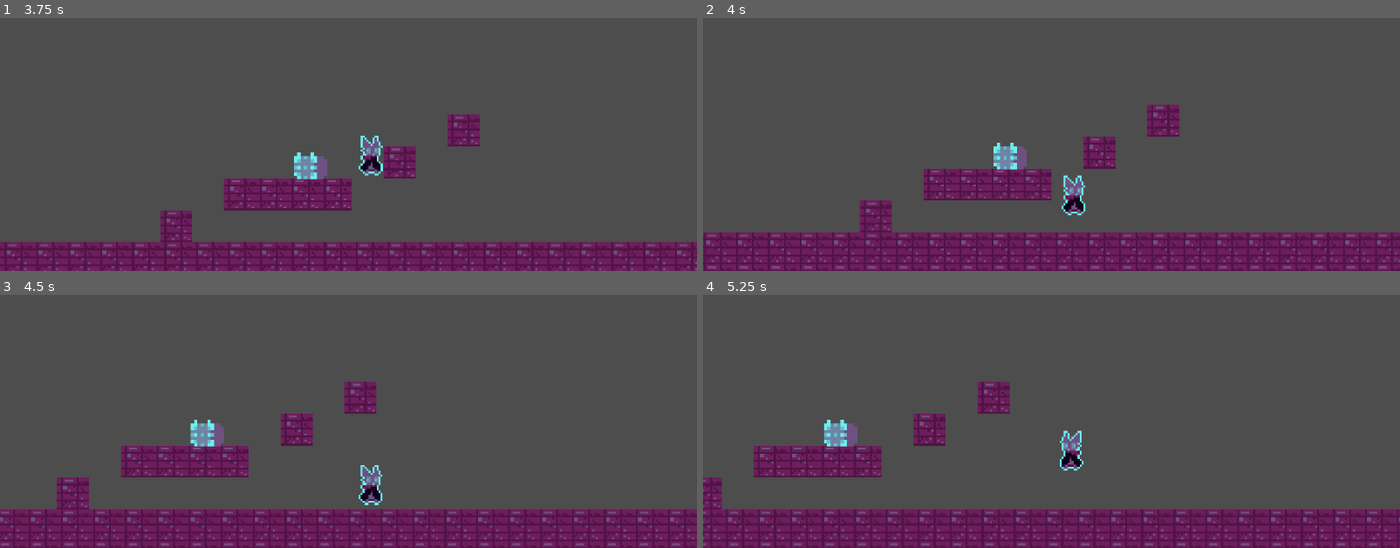
Above: before the commit, frames 1-4 (two rows, left to right).
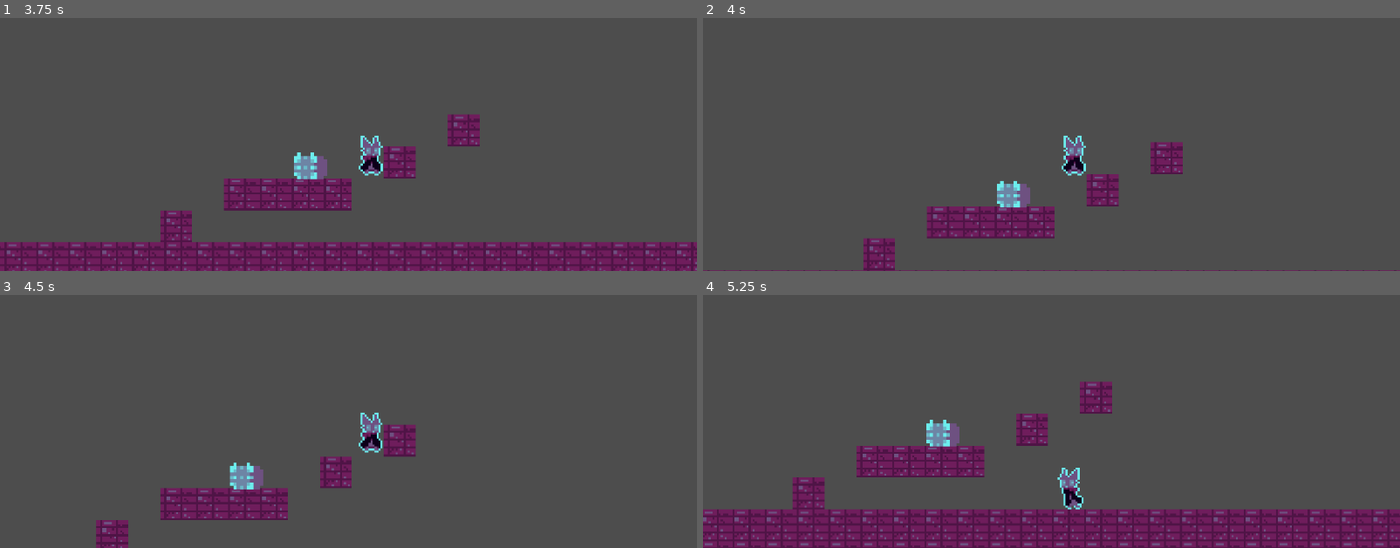
Above: after the commit, the same moments.

Repository: felipepreuss/platformer-testes-etc
Game: Godot game, scene res://menu.tscn
Same seed, same stepped clock (60 frames per second), same inputs: the game is played once before the commit and once after it.
Inputs:
- Up to frame 1 (3.75 s): click "Play" at 0.5 s; tap Enter at 1.25 s; hold D (Direita) 1.28-2.78 s; tap Space (Pular) at 1.52, 2.27 s; hold A (Esquerda) 2.78-3.53 s; hold D (Direita) from 3.53 s (still down)
- Up to frame 2 (4 s): keep holding D (Direita); tap Space (Pular) at 3.77 s
- Up to frame 3 (4.5 s): keep holding D (Direita)
- Up to frame 4 (5.25 s): tap Space (Pular) at 4.52 s; release D (Direita) at 5.03 s; hold A (Esquerda) from 5.03 s (still down)

Frame 1 is identical in both runs. In frame 2, 23% of the frame differs, in the area x 0-100%, y 34-100%; in frame 3, 23%; in frame 4, 13%.

Commit message:
Add files via upload

Diff:
--- a/plataformawowow/CharacterBody2D.gd
+++ b/plataformawowow/CharacterBody2D.gd
@@ -38,6 +38,8 @@
 		jump_buffer = true
 		$Buffer.start()
 
+	if is_on_floor():
+		jumping = false
 
 	if is_on_floor() && jump_buffer:
 			coyote_time = false
@@ -47,19 +49,18 @@
 
 			$Coyote.stop()
 
-	velocity.y += gravidade
 	if !is_on_floor()  && !jumping:
 		coyote_time = true
 		$Coyote.start()
 		$AnimatedSprite2D.play("falling")
 	elif not is_on_floor() and jumping:
 		coyote_time = false
-
 		$Coyote.stop()
 		$AnimatedSprite2D.play("falling")
 	elif !is_on_floor():
 		$AnimatedSprite2D.play("falling")
 
+	velocity.y += gravidade
 	move_and_slide()
 
 func _on_coyote_timeout():
--- a/plataformawowow/Player.tscn
+++ b/plataformawowow/Player.tscn
@@ -92,6 +92,7 @@
 
 [node name="Coyote" type="Timer" parent="."]
 wait_time = 0.5
+one_shot = true
 
 [connection signal="timeout" from="Buffer" to="." method="_on_buffer_timeout"]
 [connection signal="timeout" from="Coyote" to="." method="_on_coyote_timeout"]
